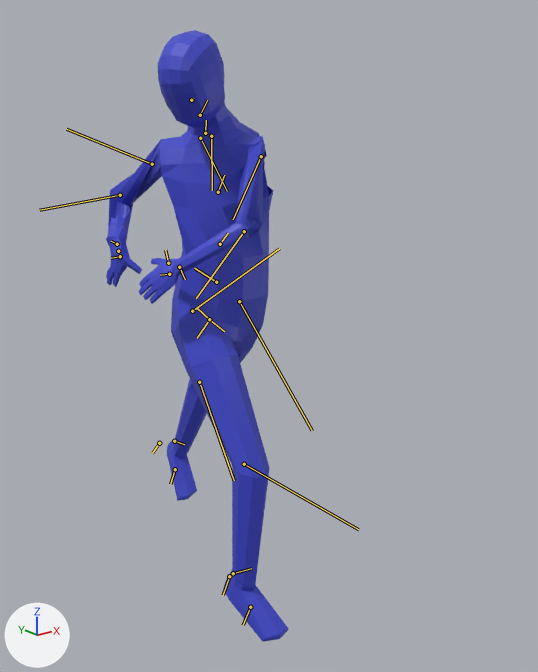
The FBX model DirectX/Resources/Fbx/player/player.fbx, before and after one commit.
One viewpoint serves both versions: a 50 mm lens placed at (-1.41, -2.05, 1.63), pointed at (0.08, -0.18, 0.88). The axes (+X, +Y, +Z) are drawn at lower left. The lights are the same throughout. Both versions are drawn at frame 52 of the action 'metarig|Hatk3'; the numbers are the values there. The bones that bend it are drawn over the model as lines.

In view in the first picture: 'BaseHuman'.
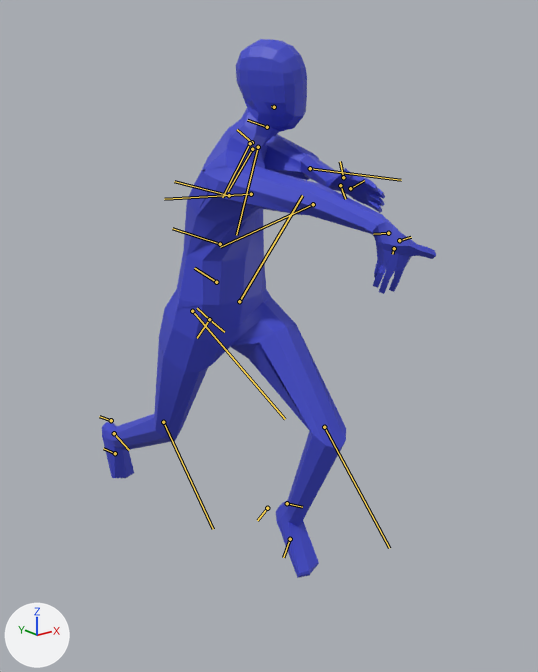
The edits, one by one:
Bone 'spine.002' (bone_spine_002) turns from (1, -2, -44) to (13, -9, 34) degrees about its own x, y and z.
Bone 'spine.003' (bone_spine_003) turns from (9, -8, 0) to (10, -7, 32) degrees about its own x, y and z.
Bone 'spine.005' (bone_spine_005) turns from (19, 0, -25) to (-17, 7, -24) degrees about its own x, y and z.
Bone 'spine.006' (bone_spine_006) turns from (0, 0, -1) to (-6, -12, -32) degrees about its own x, y and z.
Bone 'upper_arm.L' (bone_upper_arm_l) turns from (-66, 46, -145) to (18, 138, -98) degrees about its own x, y and z.
Bone 'forearm.L' (bone_forearm_l) turns from (-68, -168, -19) to (26, 14, 107) degrees about its own x, y and z.
Bone 'upper_arm.R' (bone_upper_arm_r) turns from (42, -4, -123) to (31, 20, 28) degrees about its own x, y and z.
Bone 'forearm.R' (bone_forearm_r) turns from (-34, 124, -58) to (-22, -3, 7) degrees about its own x, y and z.
Bone 'hand.R' (bone_hand_r) turns from (-71, -46, 91) to (-92, -42, 118) degrees about its own x, y and z.
Bone 'thigh.L' (bone_thigh_l) turns from (40, 2, 5) to (-49, 5, -2) degrees about its own x, y and z.
Bone 'shin.L' (bone_shin_l) turns from (-14, 2, 9) to (67, -14, 6) degrees about its own x, y and z.
Bone 'thigh.R' (bone_thigh_r) turns from (-31, 0, 0) to (25, 0, 0) degrees about its own x, y and z.

What differs and where, as boxes (x1, y1, x2, y2) in the pictures (538 x 672 px):
'BaseHuman', posed (83% wider, 12% shorter): before (106, 30, 288, 642); after (102, 39, 436, 578)
bone 'spine.002', root to tip: before (220, 244) to (228, 233); after (220, 244) to (172, 228)
bone 'spine.003', root to tip: before (218, 192) to (224, 175); after (229, 195) to (174, 181)
bone 'spine.005', root to tip: before (200, 115) to (207, 100); after (267, 127) to (247, 120)
bone 'spine.006', root to tip: before (191, 100) to (193, 98); after (274, 107) to (271, 106)
bone 'upper_arm.L', root to tip: before (261, 156) to (233, 219); after (258, 147) to (236, 235)
bone 'forearm.L', root to tip: before (244, 231) to (196, 298); after (310, 168) to (401, 180)
bone 'upper_arm.R', root to tip: before (152, 164) to (66, 129); after (251, 194) to (164, 199)
bone 'forearm.R', root to tip: before (120, 195) to (39, 210); after (313, 204) to (220, 247)
bone 'hand.R', root to tip: before (117, 244) to (111, 241); after (388, 233) to (373, 234)
bone 'thigh.L', root to tip: before (239, 301) to (312, 430); after (239, 301) to (302, 195)
bone 'shin.L', root to tip: before (199, 382) to (234, 480); after (324, 427) to (389, 548)
bone 'thigh.R', root to tip: before (192, 311) to (279, 248); after (192, 311) to (285, 419)
